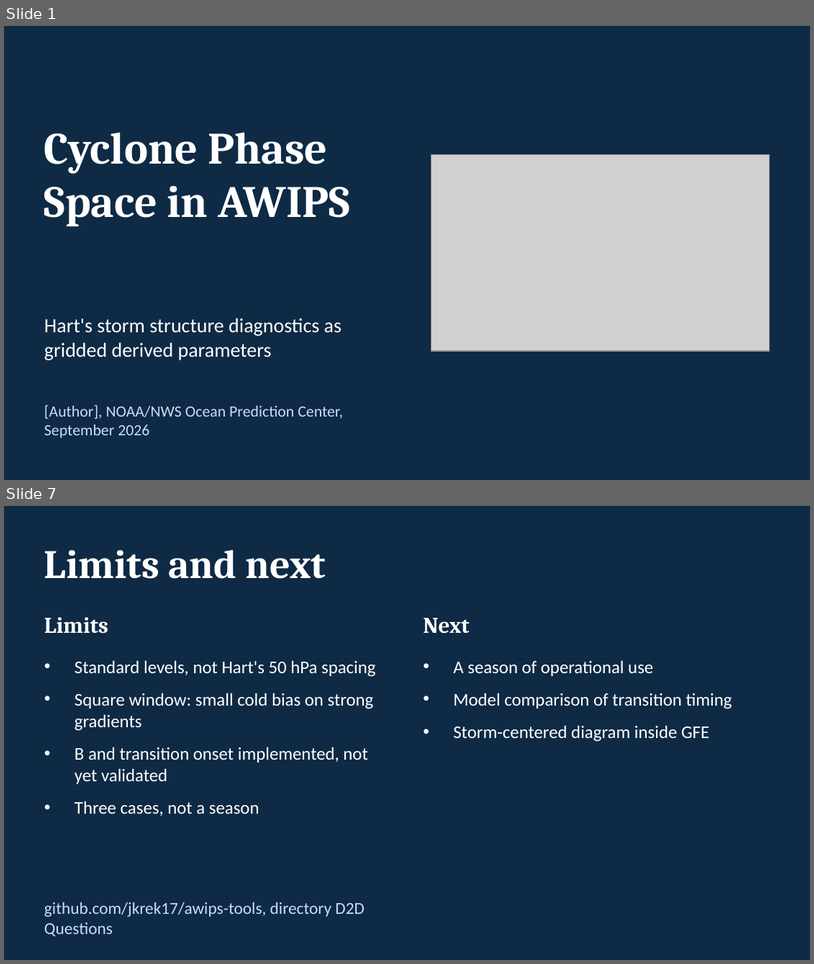
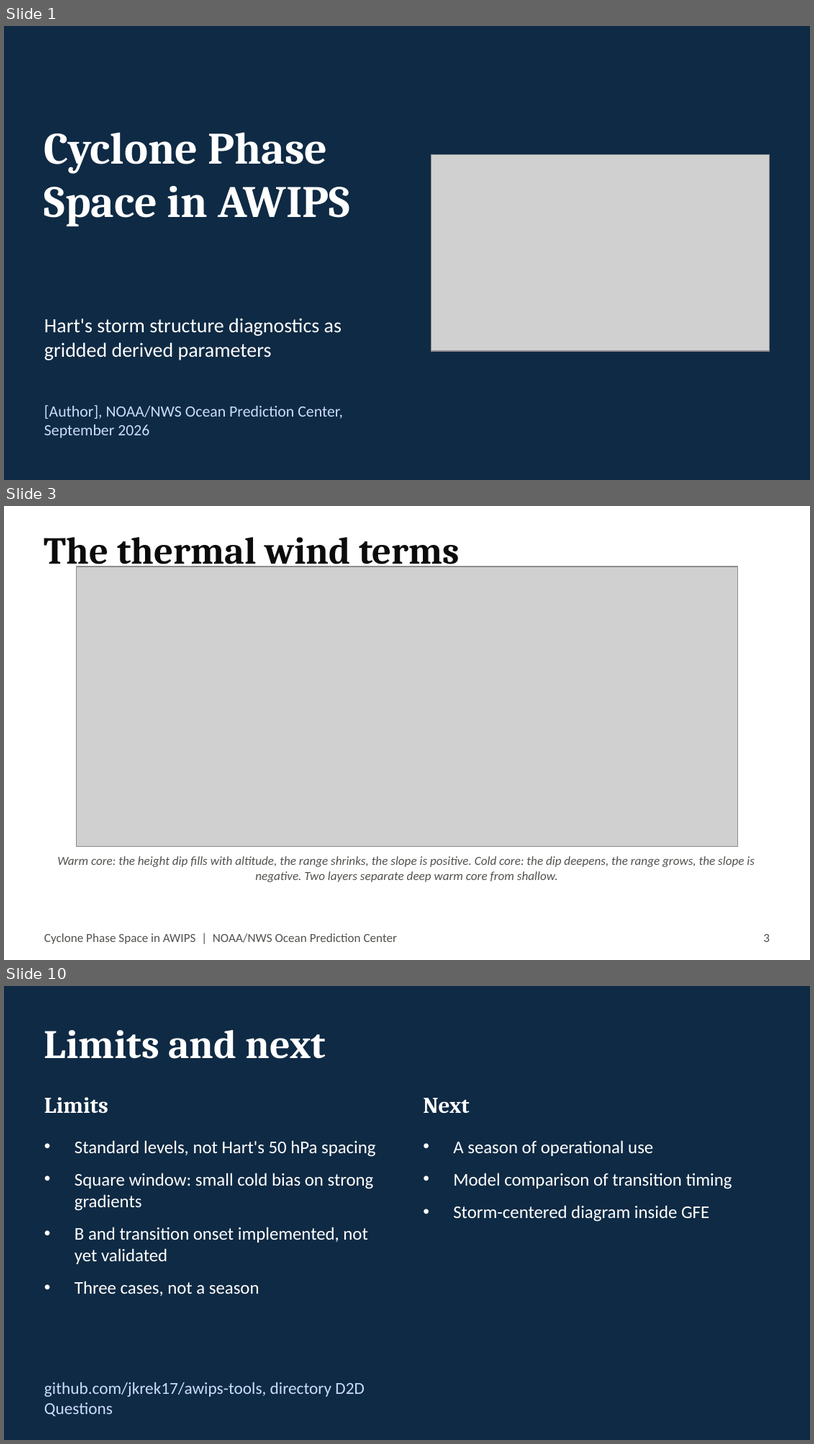
Before and after one commit to jkrek17/awips-tools, a slide deck: D2D/docs/TALK.pptx. Shown one above the other, each under a label of ours: slides 1 and 7 before the commit, slides 1, 3 and 10 after it; the slides between them are not shown. The pictures are 814x964 and 814x1444 pixels, drawn with LibreOffice and Linux fonts; fonts in the diff are those of the drawing; grey boxes stand for pictures. Boxes give left, top, right and bottom in pixels: in the first picture for what was removed or moved away, otherwise in the second. Text is boxed around its words. In the diff, an @@ line names an element or a change of style, - is before the commit and + after.

```diff
--- a/D2D/docs/TALK.pptx
+++ b/D2D/docs/TALK.pptx
@@ slide 3 added at <box>4,506,810,960</box>, background #FFFFFF @@
@@ text added at <box>44,537,460,572</box>, 34 pt, text #0B0B0B, bold @@
+The thermal wind terms
@@ picture added at <box>77,566,738,847</box> @@
@@ text added at <box>57,856,755,882</box>, 11 pt, text #52514E, italic @@
+Warm core: the height dip fills with altitude, the range shrinks, the slope is positive. Cold core: the dip deepens, the range grows, the slope is negative. Two layers separate deep warm core from shallow.
@@ text added at <box>44,933,398,944</box>, 11 pt, text #52514E @@
+Cyclone Phase Space in AWIPS | NOAA/NWS Ocean Prediction Center
@@ text added at <box>764,934,770,942</box>, 11 pt, text #52514E @@
+3
@@ what was slide 7 is now slide 10 @@
```
Also in this commit, not shown: 5 slides changed, 2 other slides added.
